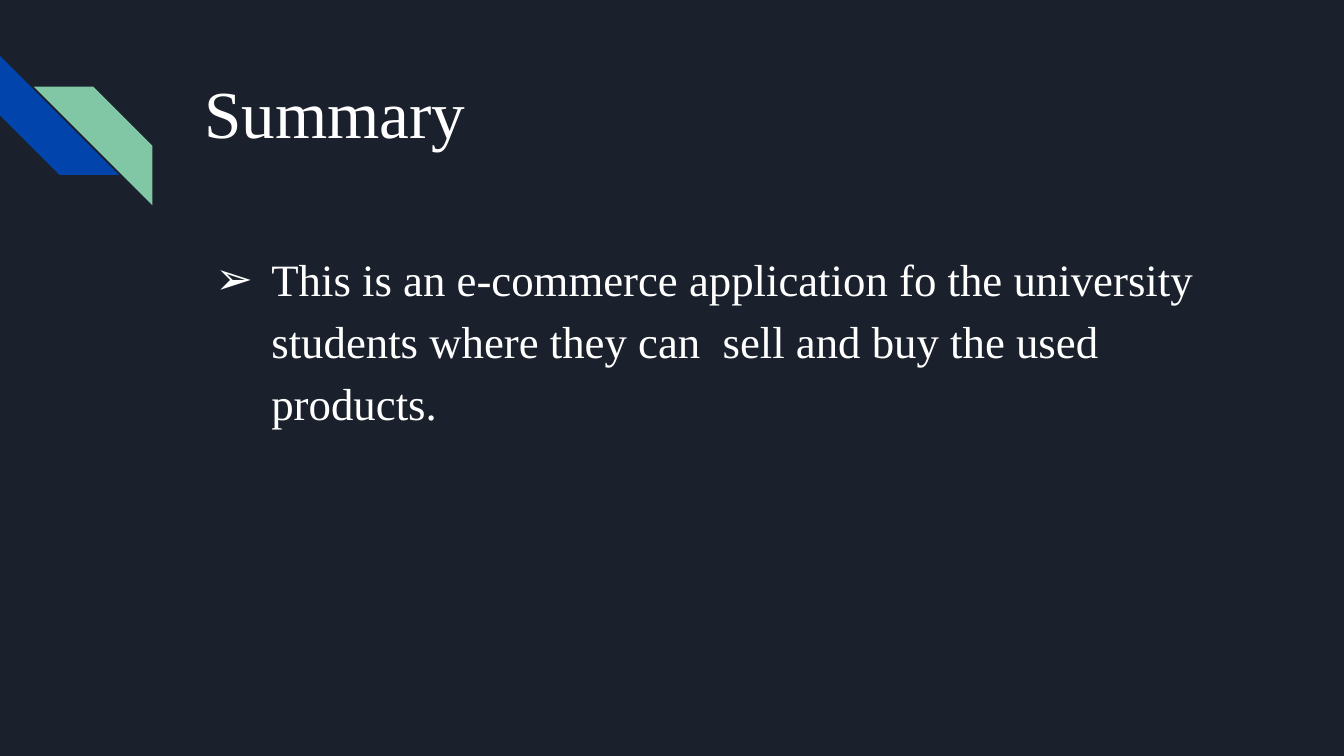
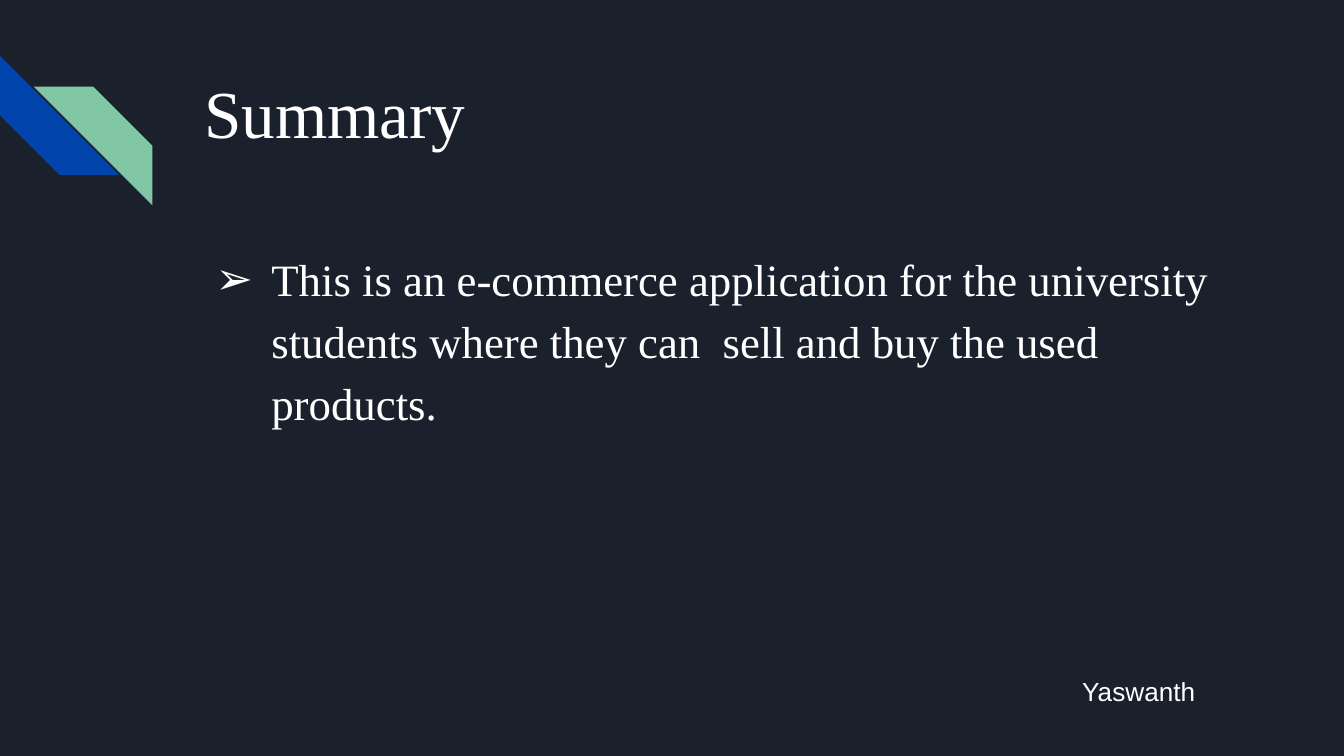
Before and after one commit to tanibi/Northwest-Market, a slide deck: slide 25 of Northwest Market.pptx. Drawn at 1344x756 pixels with LibreOffice and Linux fonts; fonts in the diff are those of the drawing. Boxes give left, top, right and bottom in pixels: in the first picture for what was removed or moved away, otherwise in the second. Text is boxed around its words. In the diff, an @@ line names an element or a change of style, - is before the commit and + after.

```diff
--- a/Northwest Market.pptx
+++ b/Northwest Market.pptx
@@ text at [271,264,1207,429]: text changed @@
-➢ This is an e-commerce application fo the university students where they can sell and buy the used products.
+➢ This is an e-commerce application for the university students where they can sell and buy the used products.
@@ text added at [1082,682,1195,702], 14 pt, text #FFFFFF @@
+Yaswanth
```
Also in this commit, not shown: 20 other slides changed.
